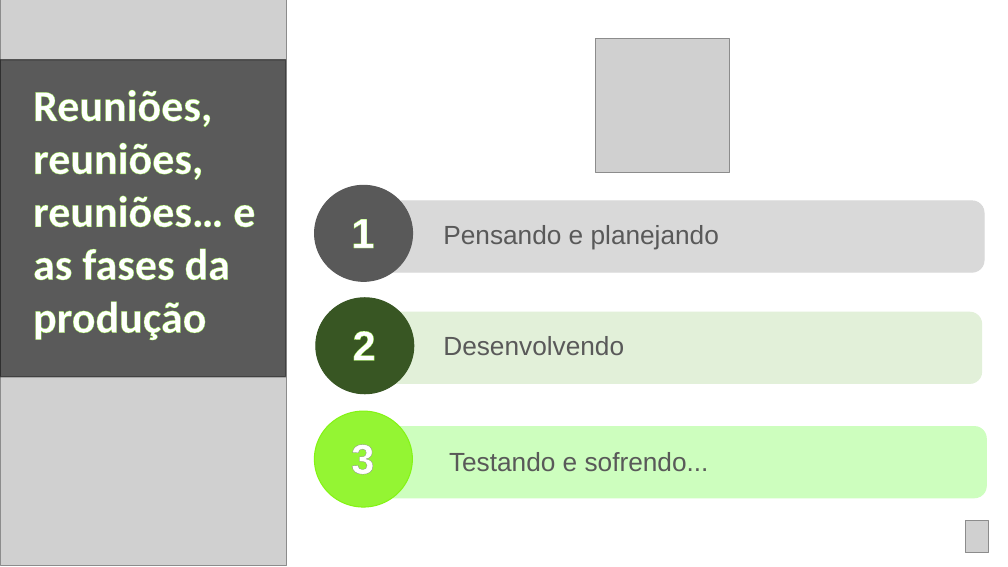
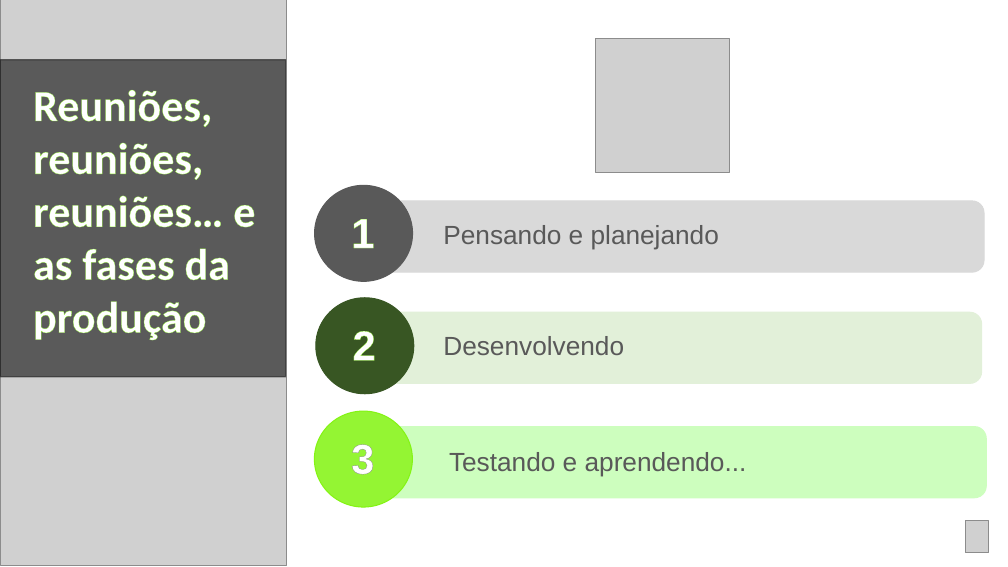
Before and after one commit to Tamirespaquino/BreakingWaste, a slide deck: slide 8 of Apresentação BW (1).pptx. Drawn at 1008x567 pixels with LibreOffice and Linux fonts; fonts in the diff are those of the drawing; grey boxes stand for pictures. Boxes give left, top, right and bottom in pixels: in the first picture for what was removed or moved away, otherwise in the second. Text is boxed around its words. In the diff, an @@ line names an element or a change of style, - is before the commit and + after.

```diff
--- a/Apresentação BW (1).pptx
+++ b/Apresentação BW (1).pptx
@@ text at (x1=449, y1=452, x2=747, y2=476): text changed @@
-Testando e sofrendo...
+Testando e aprendendo...
```
Also in this commit, not shown: 3 other slides changed, 30 other files.
